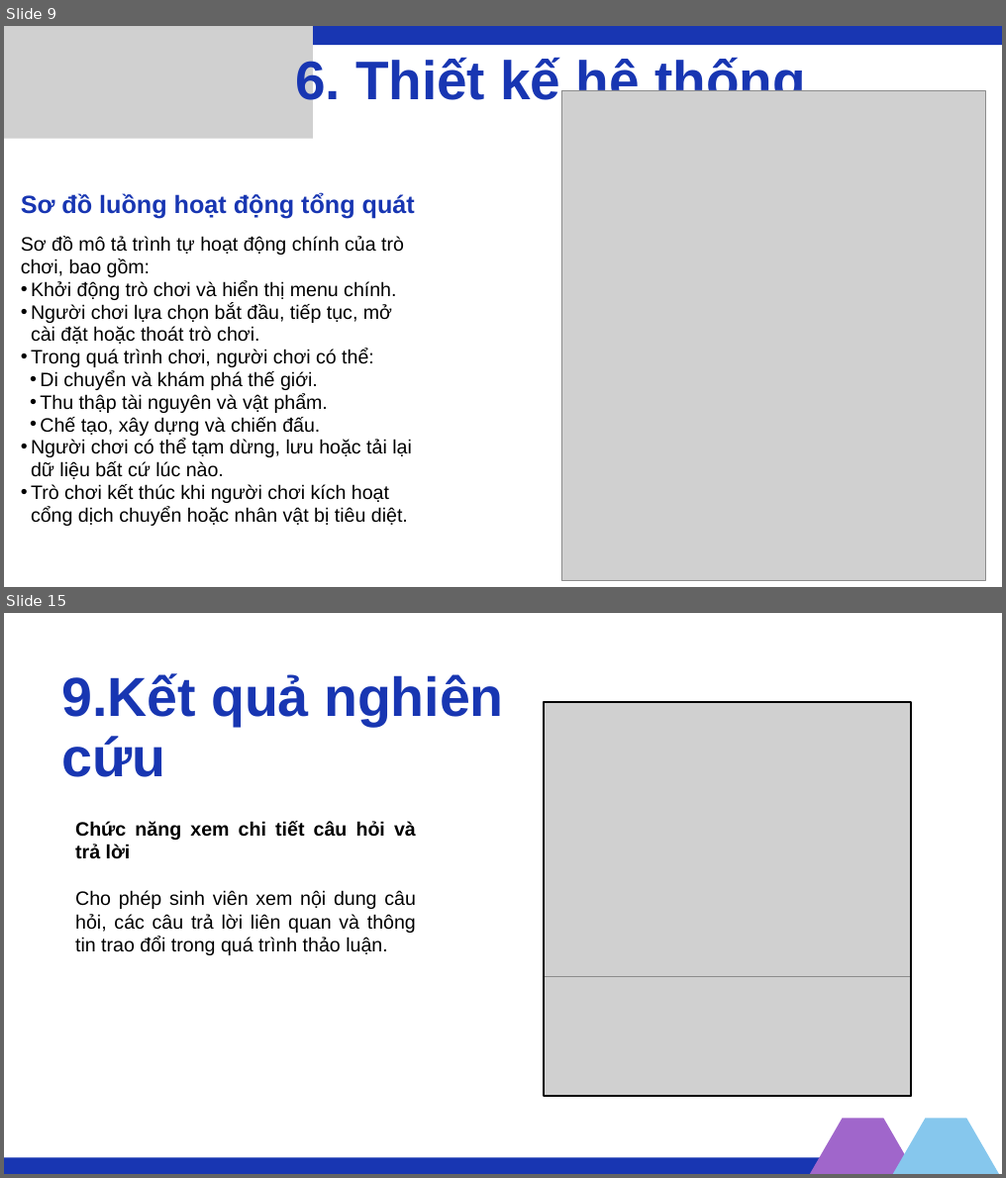
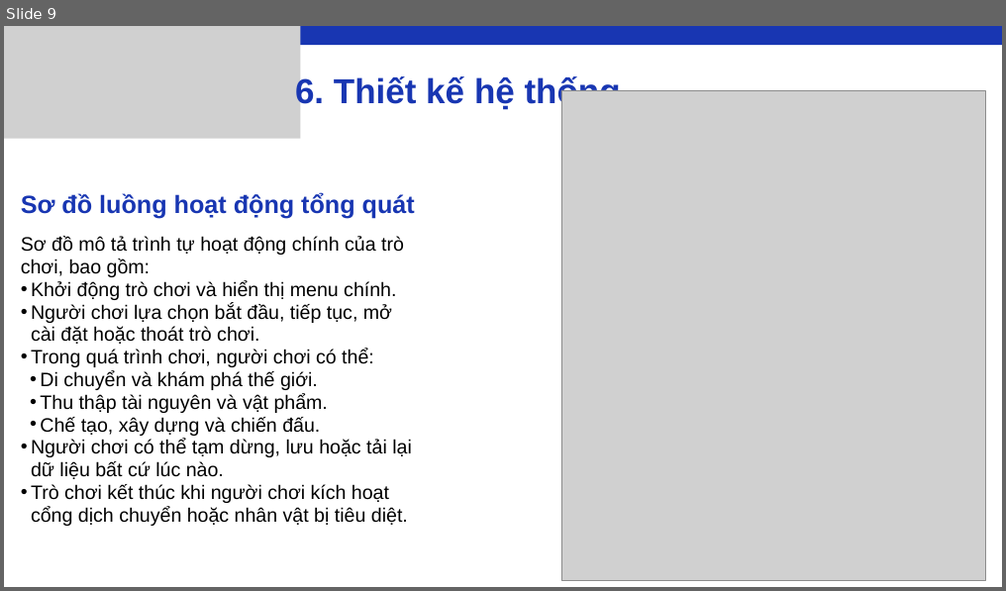
Before and after one commit to HaGiaLoc/tn-da22ttd-110122103-hagialoc-xaydungtrochoisinhton2d, a slide deck: thesis/abs/tn_slide.pptx. Shown one above the other, each under a label of ours: slides 9 and 15 before the commit, slide 9 after it; the slides between them are not shown. The pictures are 1006x1178 and 1006x591 pixels, drawn with LibreOffice and Linux fonts; fonts in the diff are those of the drawing; grey boxes stand for pictures. Boxes give left, top, right and bottom in pixels: in the first picture for what was removed or moved away, otherwise in the second. Text is boxed around its words. In the diff, an @@ line names an element or a change of style, - is before the commit and + after.

Commit message:
Hoàn thành slide thuyết trình

```diff
--- a/thesis/abs/tn_slide.pptx
+++ b/thesis/abs/tn_slide.pptx
@@ slide 15 removed at [4,613,1002,1174], background #FFFFFF @@
@@ text removed at [61,673,504,777] @@
-9.Kết quả nghiên cứu
@@ picture removed at [544,702,911,976] @@
@@ rectangle removed at [544,702,911,1096] @@
@@ text removed at [75,821,416,956] @@
-Chức năng xem chi tiết câu hỏi và trả lời
-Cho phép sinh viên xem nội dung câu hỏi, các câu trả lời liên quan và thông tin trao đổi trong quá trình thảo luận.
@@ picture removed at [544,976,911,1096] @@
@@ freeform shape removed at [775,1118,949,1174] @@
@@ freeform shape removed at [858,1118,1002,1174] @@
@@ rectangle removed at [4,1157,902,1174] @@
@@ slide 9 changed as well @@
@@ picture: place and size @@
-picture at [4,26,313,138]
+picture at [4,26,300,138]
@@ text "6. Thiết kế hệ thống" at [295,75,621,109]: size 78.5 to 50 pt @@
```
Also in this commit, not shown: 8 other slides changed, 6 slides added, 8 other slides removed.
